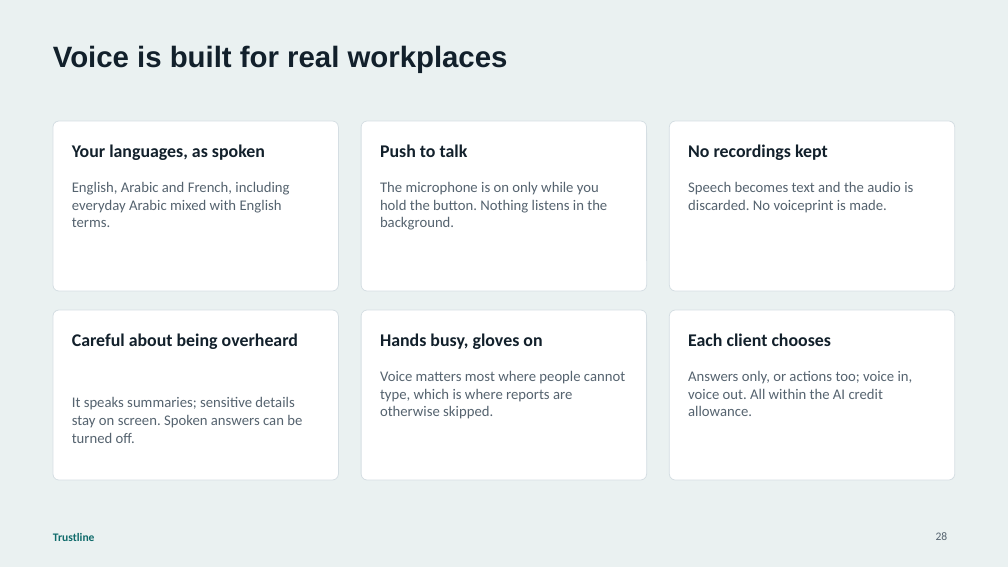
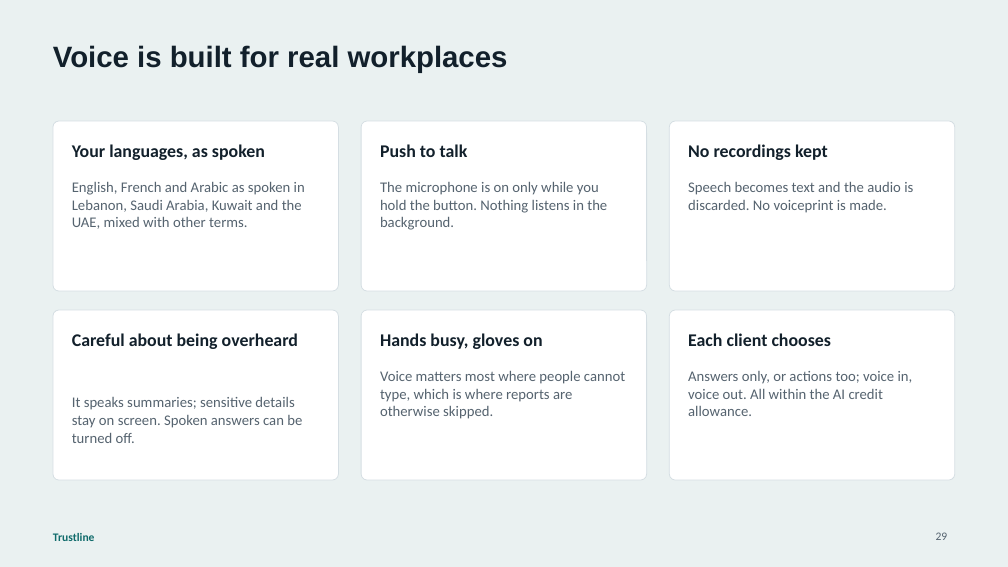
Before and after one commit to husseinalbustany/Trustline, a slide deck: slide 29 of docs/presentations/Trustline-Platform-Overview.pptx (slide 28 before the commit). Drawn at 1008x567 pixels with LibreOffice and Linux fonts; fonts in the diff are those of the drawing. Boxes give left, top, right and bottom in pixels: in the first picture for what was removed or moved away, otherwise in the second. Text is boxed around its words. In the diff, an @@ line names an element or a change of style, - is before the commit and + after.

```diff
--- a/docs/presentations/Trustline-Platform-Overview.pptx
+++ b/docs/presentations/Trustline-Platform-Overview.pptx
@@ text at [72, 182, 305, 229]: text changed @@
-English, Arabic and French, including everyday Arabic mixed with English terms.
+English, French and Arabic as spoken in Lebanon, Saudi Arabia, Kuwait and the UAE, mixed with other terms.
```
Also in this commit, not shown: 1 other slide changed, 1 slide added, 2 other files.
